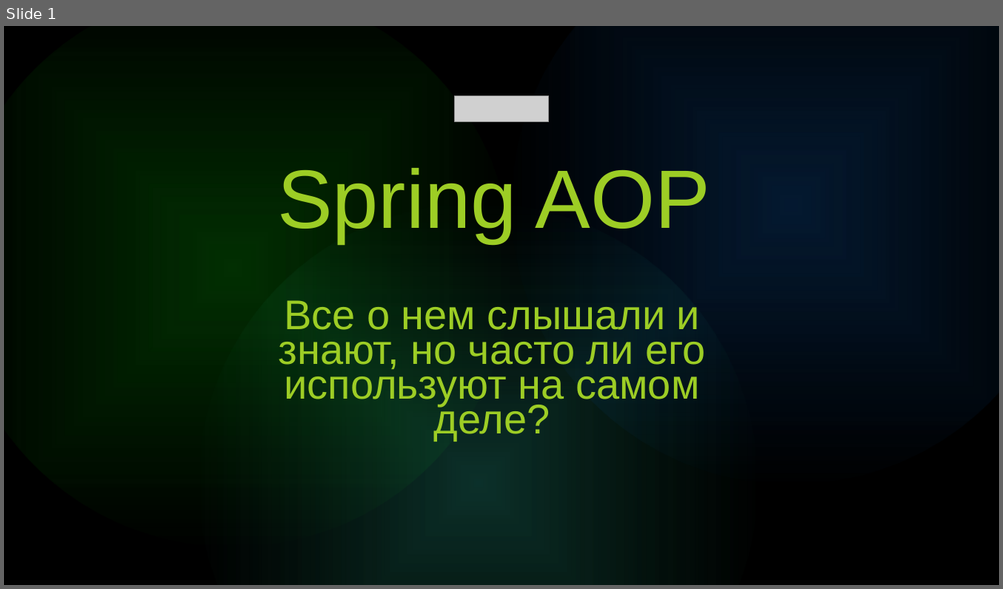
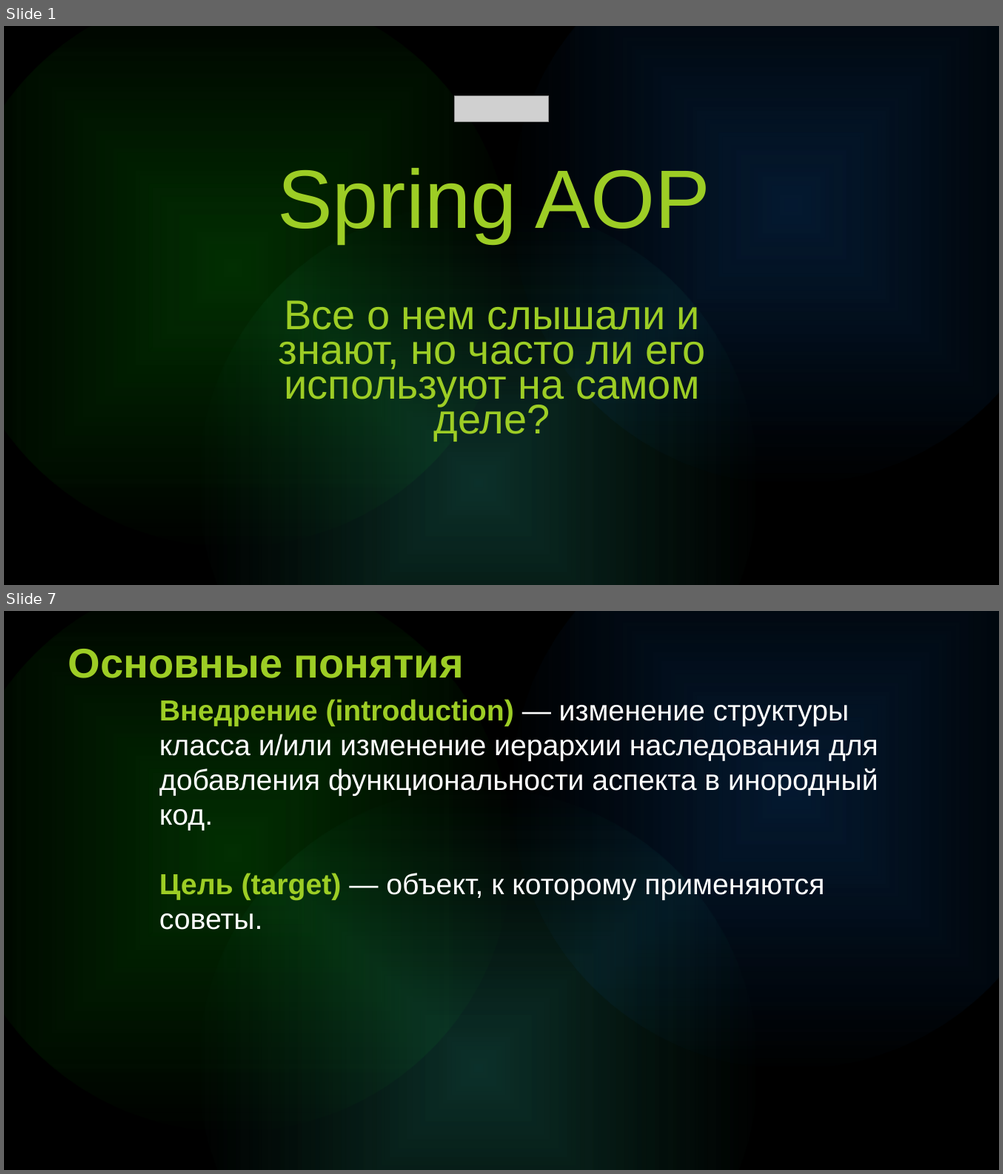
Before and after one commit to i-gabdrahmanov/lectures, a slide deck: Aop for school 21/AOP.pptx. Shown one above the other, each under a label of ours: slide 1 before the commit, slides 1 and 7 after it; the slides between them are not shown. The pictures are 1003x589 and 1003x1174 pixels, drawn with LibreOffice and Linux fonts; fonts in the diff are those of the drawing; grey boxes stand for pictures. Boxes give left, top, right and bottom in pixels: in the first picture for what was removed or moved away, otherwise in the second. Text is boxed around its words. In the diff, an @@ line names an element or a change of style, - is before the commit and + after.

```diff
--- a/Aop for school 21/AOP.pptx
+++ b/Aop for school 21/AOP.pptx
@@ slide 7 added at [4, 611, 999, 1170], background #000000; not listed: 3 template elements that a slide beside it also shows @@
@@ text added at [68, 649, 464, 678], 40 pt, text gradient #34E234 to #9DCD25 to #F2E800 to #00A4E0 to #0086D0, bold @@
+Основные понятия
@@ text added at [159, 699, 878, 930], 28 pt, text #FFFFFF @@
+Внедрение (introduction) — изменение структуры класса и/или изменение иерархии наследования для добавления функциональности аспекта в инородный код.
+Цель (target) — объект, к которому применяются советы.
```
Also in this commit, not shown: 28 other slides added, 15 slides removed, 3 other files.
